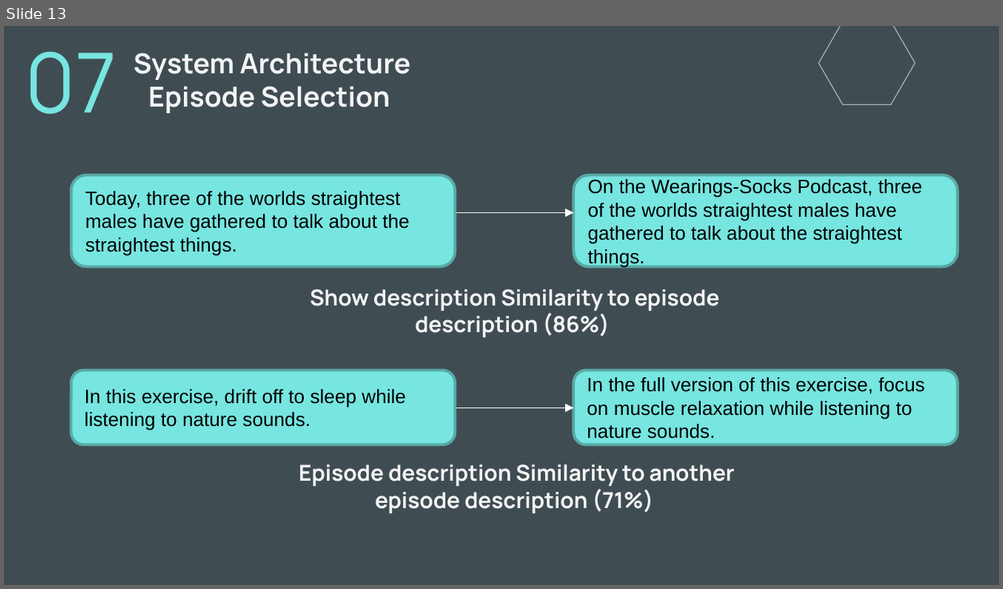
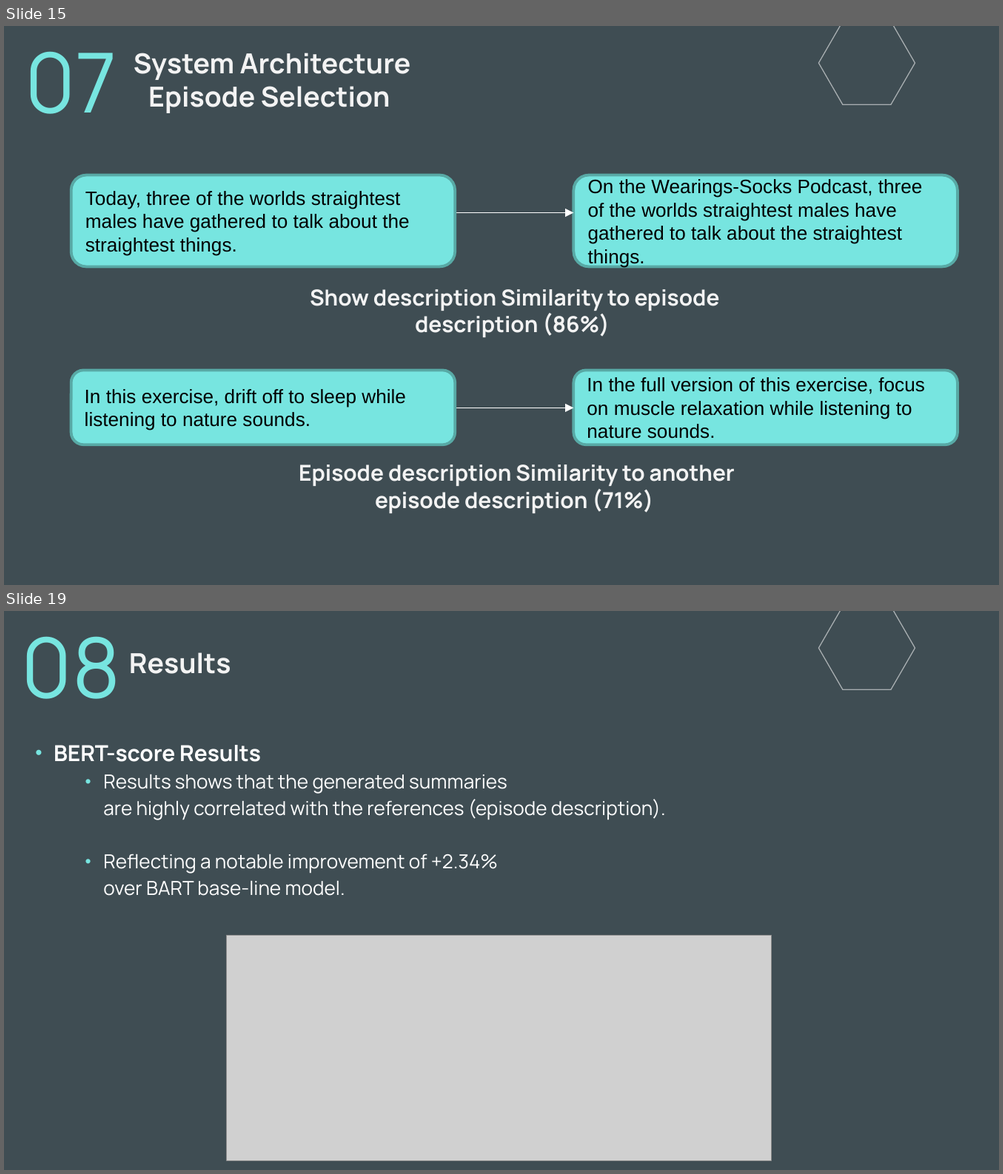
Before and after one commit to Voeii/Podcast-Sum, a slide deck: Prez.pptx. Shown one above the other, each under a label of ours: slide 13 before the commit, slides 15 and 19 after it; the slides between them are not shown. The pictures are 1003x589 and 1003x1174 pixels, drawn with LibreOffice and Linux fonts; fonts in the diff are those of the drawing; grey boxes stand for pictures. Boxes give left, top, right and bottom in pixels: in the first picture for what was removed or moved away, otherwise in the second. Text is boxed around its words. In the diff, an @@ line names an element or a change of style, - is before the commit and + after.

```diff
--- a/Prez.pptx
+++ b/Prez.pptx
@@ slide 19 added at bbox=[4, 611, 999, 1170], background #3F4D53 @@
@@ freeform shape added at bbox=[817, 611, 915, 691], fill #FFFFFF at 55% opacity @@
@@ title added at bbox=[22, 636, 120, 699], 60 pt, text #77E5E0 @@
+08
@@ title added at bbox=[129, 652, 231, 674], 20 pt, text #F3F3F3, bold @@
+Results
@@ subtitle added at bbox=[54, 745, 666, 896], 14 pt, text #FFFFFF @@
+• BERT-score Results
+  • Results shows that the generated summaries
+    are highly correlated with the references (episode description).
+  • Reflecting a notable improvement of +2.34%
+    over BART base-line model.
@@ picture added at bbox=[227, 935, 771, 1161] @@
@@ what was slide 13 is now slide 15 @@
```
Also in this commit, not shown: 13 slides changed, 7 other slides added, 1 slide removed.
